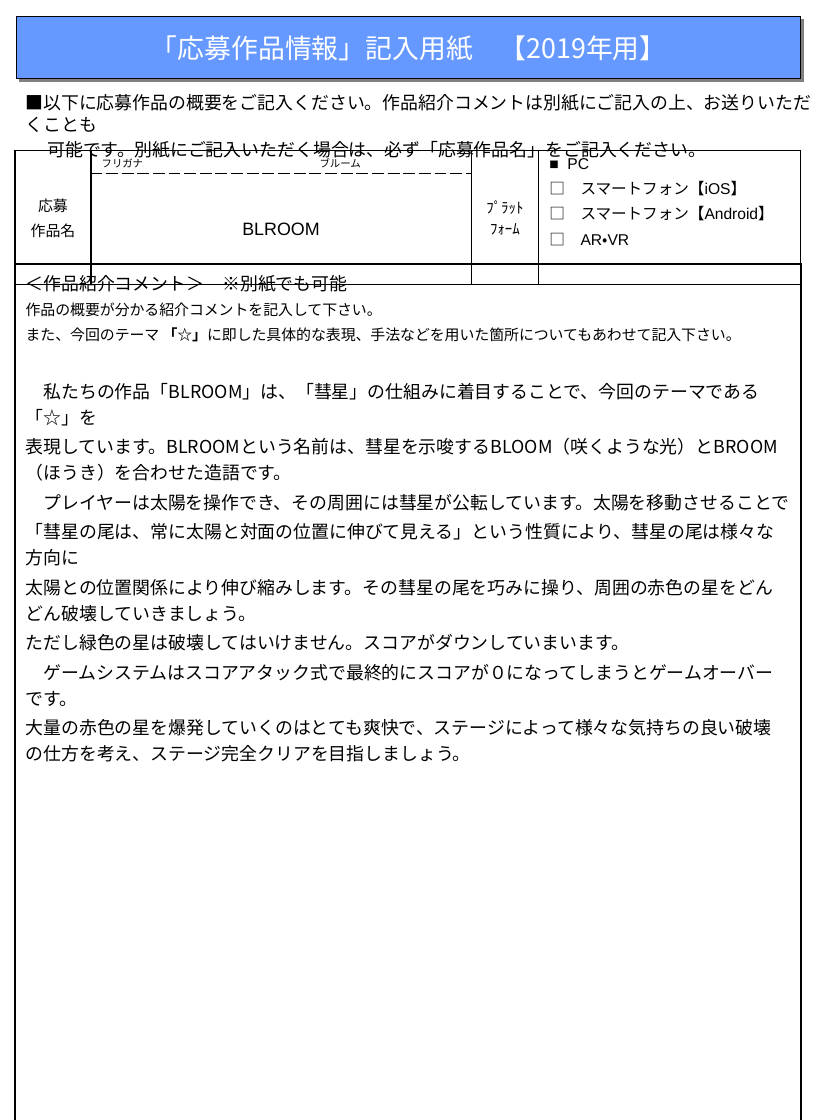
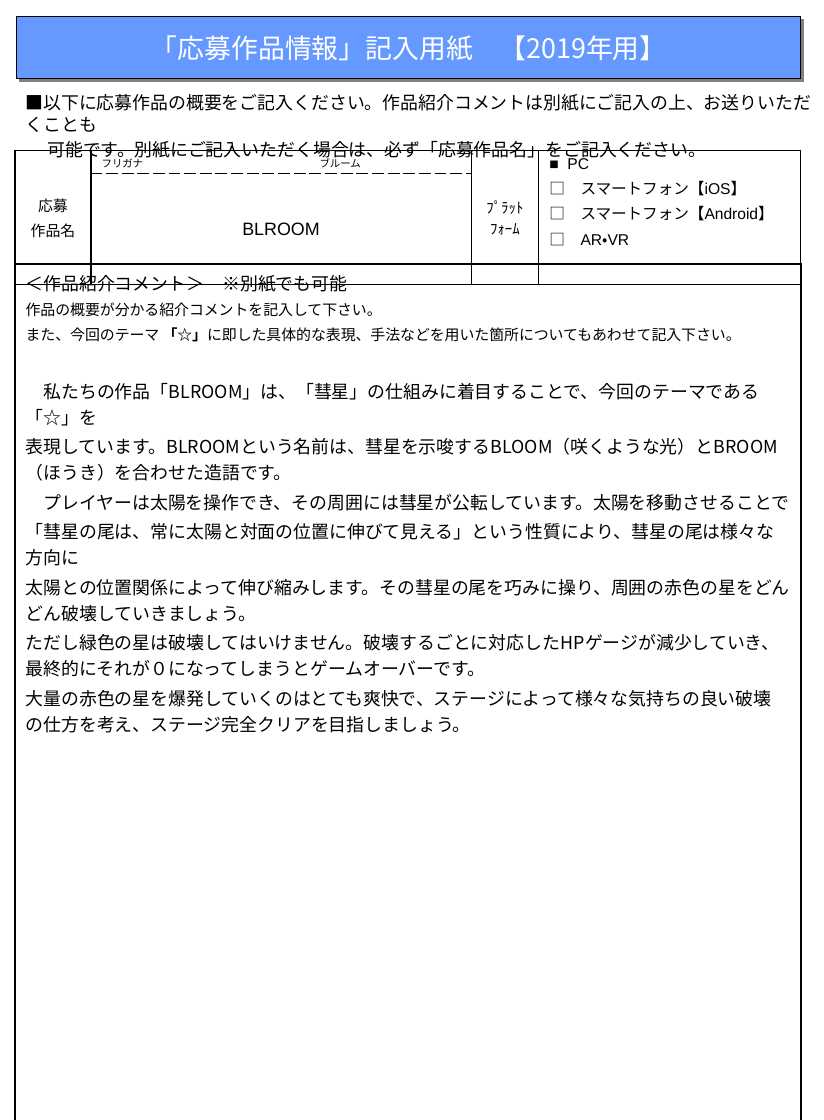
Before and after one commit to mizu9972/Heliosphere, a slide deck: slide 1 of 応募資料/BLROOM_作品紹介フォーマット2019.pptx. Drawn at 824x1120 pixels with LibreOffice and Linux fonts; fonts in the diff are those of the drawing. Boxes give left, top, right and bottom in pixels: in the first picture for what was removed or moved away, otherwise in the second. Text is boxed around its words. In the diff, an @@ line names an element or a change of style, - is before the commit and + after.

```diff
--- a/応募資料/BLROOM_作品紹介フォーマット2019.pptx
+++ b/応募資料/BLROOM_作品紹介フォーマット2019.pptx
@@ table at (x1=15, y1=264, x2=800, y2=1120) @@
-row 1, column 1: ＜作品紹介コメント＞ ※別紙でも可能 / 作品の概要が分かる紹介コメントを記入して下さい。 / また、今回のテーマ 「☆」に即した具体的な表現、手法などを用いた箇所についてもあわせて記入下さい。 / 私たちの作品「BLROOM」は、「彗星」の仕組みに着目することで、今回のテーマである「☆」を / 表現しています。BLROOMという名前は、彗星を示唆するBLOOM（咲くような光）とBROOM（ほうき）を合わせた造語です。 / プレイヤーは太陽を操作でき、その周囲には彗星が公転しています。太陽を移動させることで / 「彗星の尾は、常に太陽と対面の位置に伸びて見える」という性質により、彗星の尾は様々な方向に / 太陽との位置関係により伸び縮みします。その彗星の尾を巧みに操り、周囲の赤色の星をどんどん破壊していきましょう。 / ただし緑色の星は破壊してはいけません。スコアがダウンしていまいます。 / ゲームシステムはスコアアタック式で最終的にスコアが０になってしまうとゲームオーバーです。 / 大量の赤色の星を爆発していくのはとても爽快で、ステージによって様々な気持ちの良い破壊の仕方を考え、ステージ完全クリアを目指しましょう。
+row 1, column 1: ＜作品紹介コメント＞ ※別紙でも可能 / 作品の概要が分かる紹介コメントを記入して下さい。 / また、今回のテーマ 「☆」に即した具体的な表現、手法などを用いた箇所についてもあわせて記入下さい。 / 私たちの作品「BLROOM」は、「彗星」の仕組みに着目することで、今回のテーマである「☆」を / 表現しています。BLROOMという名前は、彗星を示唆するBLOOM（咲くような光）とBROOM（ほうき）を合わせた造語です。 / プレイヤーは太陽を操作でき、その周囲には彗星が公転しています。太陽を移動させることで / 「彗星の尾は、常に太陽と対面の位置に伸びて見える」という性質により、彗星の尾は様々な方向に / 太陽との位置関係によって伸び縮みします。その彗星の尾を巧みに操り、周囲の赤色の星をどんどん破壊していきましょう。 / ただし緑色の星は破壊してはいけません。破壊するごとに対応したHPゲージが減少していき、最終的にそれが０になってしまうとゲームオーバーです。 / 大量の赤色の星を爆発していくのはとても爽快で、ステージによって様々な気持ちの良い破壊の仕方を考え、ステージ完全クリアを目指しましょう。
```
Also in this commit, not shown: 1 other file.
